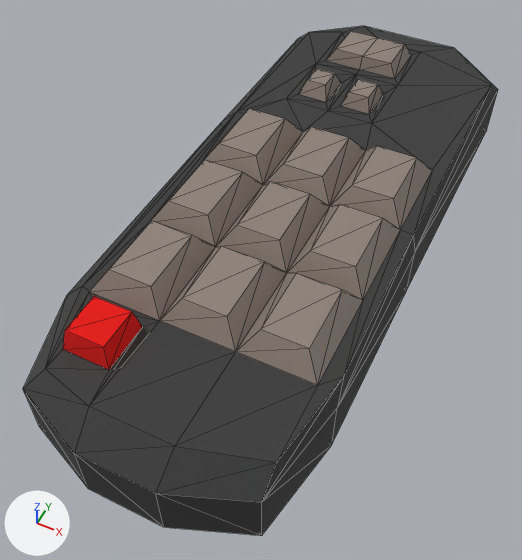
What one commit did to the glTF model assets/3d_models/opening_cutscene_props/RemoteControl.glb.
Camera for both pictures: a 50 mm lens placed at (0.144, -0.307, 0.354), pointed at (-0.008, -0.003, -0.027). The axes (+X, +Y, +Z) are drawn at lower left. The lights are the same throughout. Mesh edges are drawn as thin lines. Vertices at the same position are counted once.

The first picture shows 'RemoteControl'.
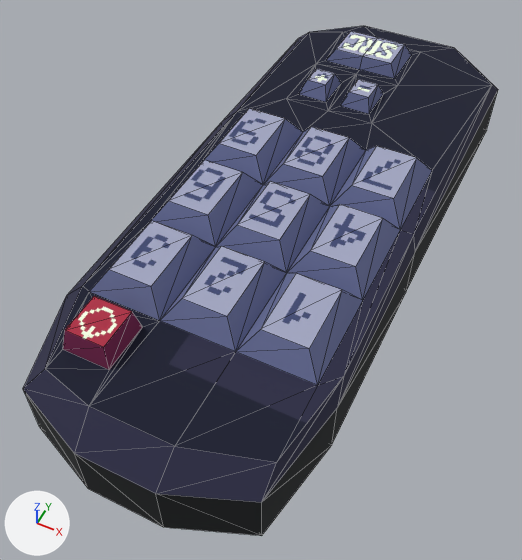
Changed parts and their boxes [x1, y1, x2, y2] in the pictures (522 x 560 px):
'RemoteControl', surface changed (grey to blue): [23, 26, 495, 535] in both
part 1 of me_cube, surface changed (black to blue): [23, 26, 495, 535] in both
part 2 of me_cube, recoloured: [63, 296, 142, 370] in both
part 3 of me_cube, recoloured (grey to blue): [89, 31, 432, 385] in both

Edits to the bpy script that builds the scene:
```text
Add img_remotecontroluv:
    img_remotecontroluv = load_image('RemoteControlUV', '_unpacked/RemoteControlUV', 128, 128, 'sRGB')
Change mat_base:
    remove mat_base.base_color = (0.0472, 0.0472, 0.0472)  # black #3d3d3d
    add mat_base.texture = img_remotecontroluv
Change me_cube:
    where me_cube.from_pydata(...)  # 133 vertices, 262 faces; spans x -0.094..0.088, y -0.186..0.273, z -0.027..0.042
    used by ob_remotecontrol; location = (0.0, 0.0, 0.0)
    me_cube part 1: 228 kept faces spanning x -0.094..0.088, y -0.186..0.273, z -0.027..0.042 get new texture (UV) coordinates
    me_cube part 2: 10 faces spanning x -0.062..-0.031, y -0.141..-0.108, z 0.027..0.042 switch from mat_redbutton (red #e70800) to mat_base (picture img_remotecontroluv)
    me_cube part 3: 126 faces spanning x -0.074..0.074, y -0.1..0.237, z 0.027..0.042 switch from mat_buttons (grey #8e8178) to mat_base (picture img_remotecontroluv)
```
